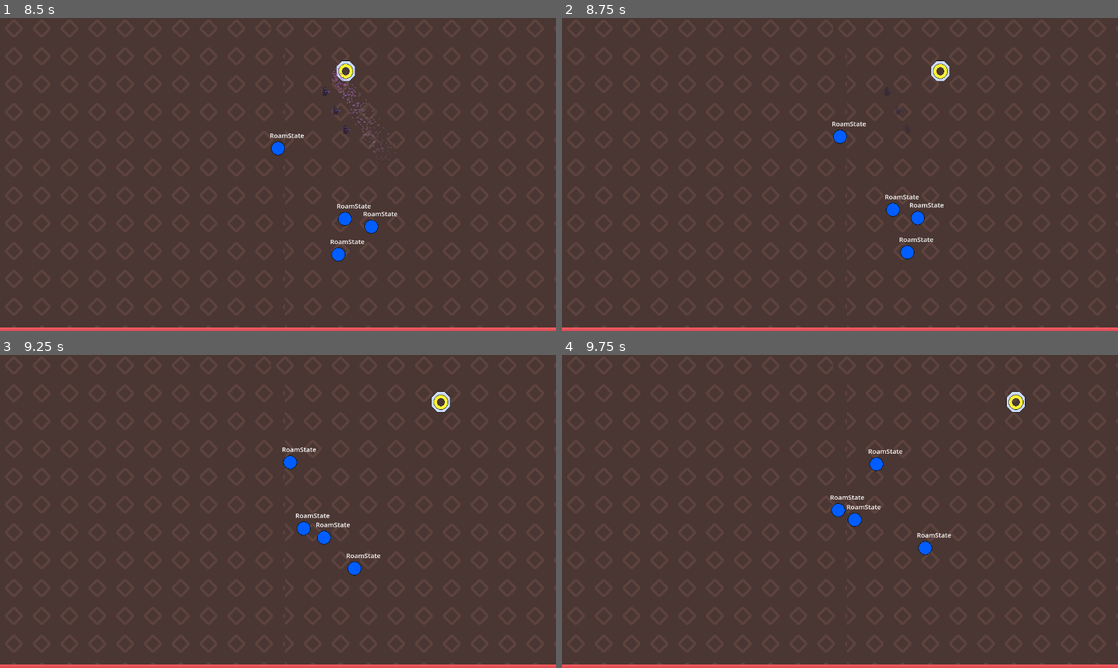
Above: before the commit, frames 1-4 (two rows, left to right).
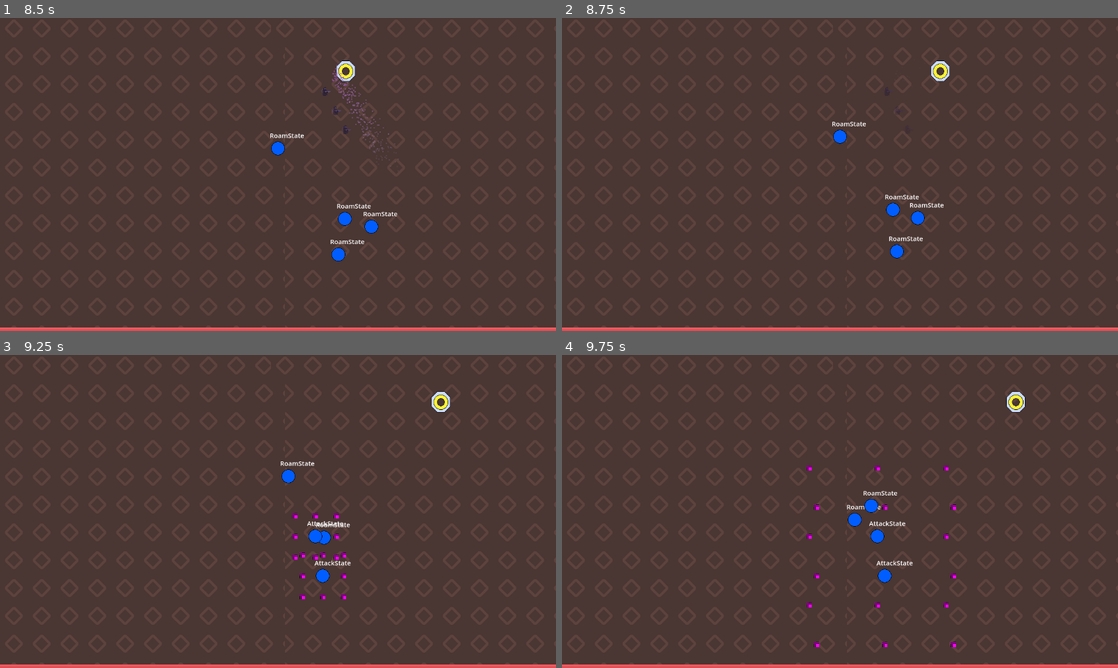
Above: after the commit, the same moments.

Repository: RoguePineappleGames/TossUpMVP
Game: Godot game, scene res://Levels/topdown_test_level.tscn
The game is run twice, just before and just after one commit, with the same random seed, the same clock (stepped at 60 frames per second) and the same inputs. Sound files missing from this copy of the repository are replaced by a short silence.
Inputs (mouse positions are in pixels of both pictures, inside the frame that each line leads up to):
- Up to frame 1 (8.5 s): tap Enter at 0.5 s; move the mouse to (400, 158) at 0.52 s; hold E (Grab) 0.53-1.28 s; hold D (Right) 0.53-2.03 s; tap W (Up) at 0.77, 1.52, 3.02, 3.77, 4.52, 6.02, 6.77, 7.52 s; move the mouse to (166, 190) at 1.27 s; tap Shift (Dash) at 1.35, 5.85 s; tap E (Grab) at 1.55, 2.85, 3.8, 4.35, 6.05, 7.35, 8.3 s; move the mouse to (333, 105) at 2.02 s; hold A (Left) 2.03-2.78 s; hold E (Grab) 2.03-2.78 s; move the mouse to (250, 237) at 2.77 s; hold D (Right) 2.78-4.28 s; move the mouse to (444, 221) at 3.52 s; hold Shift (Dash) 3.53-4.28 s; move the mouse to (111, 127) at 4.27 s; hold A (Left) 4.28-5.03 s; move the mouse to (305, 174) at 5.02 s; hold D (Right) 5.03-5.78 s; hold E (Grab) 5.03-5.78 s; move the mouse to (194, 96) at 5.77 s; hold A (Left) 5.78-7.28 s; move the mouse to (400, 158) at 6.52 s; hold E (Grab) 6.53-7.28 s; move the mouse to (166, 190) at 7.27 s; hold D (Right) from 7.28 s (still down); move the mouse to (333, 105) at 8.02 s; hold Shift (Dash) from 8.03 s (still down)
- Up to frame 2 (8.75 s): keep holding D (Right); keep holding Shift (Dash)
- Up to frame 3 (9.25 s): keep holding D (Right); move the mouse to (250, 574) at 8.77 s; release Shift (Dash) at 8.78 s; tap E (Grab) at 8.85 s; tap W (Up) at 9.02 s
- Up to frame 4 (9.75 s): move the mouse to (1006, 558) at 9.52 s; release D (Right) at 9.53 s; hold A (Left) from 9.53 s (still down); hold E (Grab) from 9.53 s (still down)

Frame 1 is identical in both runs. In frame 2, 0.2% of the frame differs, in the area x 58-67%, y 69-78%; in frame 3, 1.1%; in frame 4, 1.1%, in the area x 44-71%, y 30-94%.

Commit message:
Circloid fully implemented

Diff:
--- a/Characters/Circloid/attack_state.gd
+++ b/Characters/Circloid/attack_state.gd
@@ -1 +1,23 @@
 extends State
+
+const BULLETSCENE = preload("res://Other/bullet.tscn")
+
+@export var idle_state: State
+
+@onready var transition_timer: Timer = $TransitionTimer
+
+var bullet_direction_array: Array = [Vector2(0, -1), Vector2(1, -1), Vector2(1, 0), Vector2(1, 1), Vector2(0, 1), Vector2(-1, 1), Vector2(-1, 0), Vector2(-1, -1)]
+
+func on_enter() -> void:
+	shoot_bullets()
+	transition_timer.start()
+
+func shoot_bullets():
+	for bullet_direction in bullet_direction_array:
+		var bullet_instance = BULLETSCENE.instantiate()
+		get_tree().root.add_child(bullet_instance)
+		bullet_instance.spawn(character.global_position, bullet_direction)
+
+
+func _on_transition_timer_timeout() -> void:
+	Transitioned.emit(self, idle_state)
--- a/Characters/Circloid/circloid.gd
+++ b/Characters/Circloid/circloid.gd
@@ -1,19 +1,23 @@
 extends CharacterBody2D
+
+class_name Enemy
 
 signal EnemyStunned(enemy: CharacterBody2D)
 signal EnemyGrabbed(enemy: CharacterBody2D)
 signal EnemyThrown(enemy: CharacterBody2D)
 signal ExceptionalTransition
 
+enum ShapeType {CIRCLOID, TRIANGOLOID, BLOCKOID, RHOMBOID, STAROID}
+
+@export var shape_type: ShapeType
 @export var stun_state: State
+@export var death_state: State
 
 
 @onready var animated_sprite_2d: AnimatedSprite2D = $AnimatedSprite2D
 @onready var sprite_shader: ShaderMaterial = animated_sprite_2d.material
 @onready var state_machine: CharacterStateMachine = $StateMachine
 @onready var state_label: Label = $StateLabel
-
-@onready var death_sfx: AudioStreamPlayer2D = $SpecialEffects/DeathSFX
 
 var throw_damage: int = 0
 
@@ -31,14 +35,16 @@
 	#move_and_slide()
 
 func stun() -> void:
-	print("Yo we stunned")
 	ExceptionalTransition.emit(state_machine.current_state, stun_state)
 	EnemyStunned.emit(self)
 
 func grab() -> void:
-	print("We are grabbed")
 	EnemyGrabbed.emit(self)
 
 func throw(damage: int) -> void:
 	throw_damage = damage
 	EnemyThrown.emit(self)
+
+func die() -> void:
+	print("I, ", self, "died")
+	ExceptionalTransition.emit(state_machine.current_state, death_state)
--- a/Characters/Circloid/circloid.tscn
+++ b/Characters/Circloid/circloid.tscn
@@ -13,6 +13,7 @@
 [ext_resource type="Script" uid="uid://dh8wiepa7ret3" path="res://Characters/Circloid/stun_state.gd" id="10_lexeh"]
 [ext_resource type="Script" uid="uid://bphppgk4njly5" path="res://Characters/Circloid/grabbed_state.gd" id="11_c40ki"]
 [ext_resource type="Script" uid="uid://cdtlr2kwsfhfs" path="res://Characters/Circloid/thrown_state.gd" id="13_mrohl"]
+[ext_resource type="Script" uid="uid://bm86vpaj4bgrs" path="res://Characters/Circloid/death_state.gd" id="13_tldmi"]
 
 [sub_resource type="ShaderMaterial" id="ShaderMaterial_si521"]
 resource_local_to_scene = true
@@ -41,10 +42,14 @@
 [sub_resource type="CircleShape2D" id="CircleShape2D_qhkhx"]
 radius = 30.0
 
-[node name="Circloid" type="CharacterBody2D" node_paths=PackedStringArray("stun_state") groups=["Enemy"]]
+[sub_resource type="CircleShape2D" id="CircleShape2D_mrohl"]
+radius = 18.0278
+
+[node name="Circloid" type="CharacterBody2D" node_paths=PackedStringArray("stun_state", "death_state") groups=["Enemy"]]
 collision_layer = 4
 script = ExtResource("1_5axse")
 stun_state = NodePath("StateMachine/StunState")
+death_state = NodePath("StateMachine/DeathState")
 
 [node name="AnimatedSprite2D" type="AnimatedSprite2D" parent="."]
 texture_filter = 3
@@ -60,14 +65,14 @@
 [node name="CollisionShape2D" type="CollisionShape2D" parent="WallCollisionDetector"]
 shape = SubResource("CircleShape2D_qhkhx")
 
-[node name="SpecialEffects" type="Node" parent="."]
+[node name="EnemyDetector" type="Area2D" parent="."]
+collision_layer = 0
+collision_mask = 4
+monitoring = false
 
-[node name="DeathSFX" type="AudioStreamPlayer2D" parent="SpecialEffects"]
-scale = Vector2(2, 2)
-stream = ExtResource("6_dxjf7")
-volume_db = -3.0
-
-[node name="Timers" type="Node" parent="."]
+[node name="CollisionShape2D" type="CollisionShape2D" parent="EnemyDetector"]
+shape = SubResource("CircleShape2D_mrohl")
+one_way_collision_margin = 0.0
 
 [node name="StateMachine" type="Node" parent="." node_paths=PackedStringArray("character", "initial_state")]
 script = ExtResource("7_d4xg7")
@@ -82,9 +87,9 @@
 wait_time = 2.0
 one_shot = true
 
-[node name="RoamState" type="Node" parent="StateMachine" node_paths=PackedStringArray("idle_state")]
+[node name="RoamState" type="Node" parent="StateMachine" node_paths=PackedStringArray("attack_state")]
 script = ExtResource("9_qhkhx")
-idle_state = NodePath("../IdleState")
+attack_state = NodePath("../AttackState")
 
 [node name="RoamTimer" type="Timer" parent="StateMachine/RoamState"]
 wait_time = 10.0
@@ -93,8 +98,12 @@
 [node name="DirectionSwapTimer" type="Timer" parent="StateMachine/RoamState"]
 wait_time = 4.0
 
-[node name="AttackState" type="Node" parent="StateMachine"]
+[node name="AttackState" type="Node" parent="StateMachine" node_paths=PackedStringArray("idle_state")]
 script = ExtResource("8_clel2")
+idle_state = NodePath("../IdleState")
+
+[node name="TransitionTimer" type="Timer" parent="StateMachine/AttackState"]
+one_shot = true
 
 [node name="StunState" type="Node" parent="StateMachine" node_paths=PackedStringArray("idle_state", "grabbed_state")]
 script = ExtResource("10_lexeh")
@@ -129,6 +138,14 @@
 wait_time = 0.3
 one_shot = true
 
+[node name="DeathState" type="Node" parent="StateMachine"]
+script = ExtResource("13_tldmi")
+
+[node name="DeathSFX" type="AudioStreamPlayer2D" parent="StateMachine/DeathState"]
+scale = Vector2(2, 2)
+stream = ExtResource("6_dxjf7")
+volume_db = -3.0
+
 [node name="StateLabel" type="Label" parent="."]
 texture_filter = 3
 offset_left = -19.0
@@ -139,9 +156,12 @@
 text = "Idle"
 
 [connection signal="body_entered" from="WallCollisionDetector" to="StateMachine/RoamState" method="_on_wall_collision_detector_body_entered"]
+[connection signal="area_entered" from="EnemyDetector" to="StateMachine/ThrownState" method="_on_enemy_detector_area_entered"]
+[connection signal="body_entered" from="EnemyDetector" to="StateMachine/ThrownState" method="_on_enemy_detector_body_entered"]
 [connection signal="timeout" from="StateMachine/IdleState/IdleTimer" to="StateMachine/IdleState" method="_on_idle_timer_timeout"]
 [connection signal="timeout" from="StateMachine/RoamState/RoamTimer" to="StateMachine/RoamState" method="_on_patrol_timer_timeout"]
 [connection signal="timeout" from="StateMachine/RoamState/DirectionSwapTimer" to="StateMachine/RoamState" method="_on_direction_swap_timer_timeout"]
+[connection signal="timeout" from="StateMachine/AttackState/TransitionTimer" to="StateMachine/AttackState" method="_on_transition_timer_timeout"]
 [connection signal="timeout" from="StateMachine/StunState/StunTimer" to="StateMachine/StunState" method="_on_stun_timer_timeout"]
 [connection signal="timeout" from="StateMachine/StunState/StunShaderTimer" to="StateMachine/StunState" method="_on_stun_shader_timer_timeout"]
 [connection signal="timeout" from="StateMachine/ThrownState/TransitionTimer" to="StateMachine/ThrownState" method="_on_transition_timer_timeout"]
--- /dev/null
+++ b/Characters/Circloid/death_state.gd
@@ -0,0 +1,10 @@
+extends State
+
+class_name DeathState
+
+@onready var death_sfx: AudioStreamPlayer2D = $DeathSFX
+
+func on_enter():
+	death_sfx.playing = true
+	await death_sfx.finished
+	character.queue_free()
--- a/Characters/Circloid/grabbed_state.gd
+++ b/Characters/Circloid/grabbed_state.gd
@@ -1,4 +1,6 @@
 extends State
+
+class_name GrabbedState
 
 @export var thrown_state: State
 
--- a/Characters/Circloid/idle_state.gd
+++ b/Characters/Circloid/idle_state.gd
@@ -3,7 +3,6 @@
 class_name IdleState
 
 @export var roam_state: State
-@export var stun_state: State
 
 @onready var idle_timer: Timer = $IdleTimer
 
--- a/Characters/Circloid/roam_state.gd
+++ b/Characters/Circloid/roam_state.gd
@@ -1,8 +1,9 @@
 extends State
 
-class_name PatrolState
+#class_name RoamState
+const ROAMTIMERMIN: int = 5
+const ROAMTIMERMAX: int = 10
 
-@export var idle_state: State
 @export var attack_state: State
 @onready var roam_timer: Timer = $RoamTimer
 @onready var direction_swap_timer: Timer = $DirectionSwapTimer
@@ -14,6 +15,8 @@
 func on_enter():
 	randomize_direction_and_speed()
 	direction_swap_timer.start()
+	roam_timer.wait_time = rng.randi_range(5, 10)
+	roam_timer.start()
 
 func state_physics_process(_delta):
 	character.velocity = direction_vector * roaming_speed
@@ -28,7 +31,7 @@
 	randomize_direction_and_speed()
 
 func _on_patrol_timer_timeout() -> void:
-	Transitioned.emit(self, idle_state)
+	Transitioned.emit(self, attack_state)
 
 func on_exit():
 	direction_swap_timer.stop()
--- a/Characters/Circloid/stun_state.gd
+++ b/Characters/Circloid/stun_state.gd
@@ -1,4 +1,6 @@
 extends State
+
+class_name StunState
 
 @export var idle_state: State
 @export var grabbed_state: State
--- a/Characters/Circloid/thrown_state.gd
+++ b/Characters/Circloid/thrown_state.gd
@@ -1,27 +1,43 @@
 extends State
 
+class_name ThrownState
+
 @export var idle_state: State
+
 @onready var transition_timer: Timer = $TransitionTimer
+@onready var enemy_detector: Area2D = $"../../EnemyDetector"
 
 func on_enter():
 	character.is_thrown = true
+	enemy_detector.monitoring = true
 	print("We are thrown")
 
 func state_physics_process(delta) -> void:
-	#print("peepee")
 	if character.is_thrown == false:
 		Transitioned.emit(self, idle_state)
 		return
 
 	var collision = character.move_and_collide(character.velocity * delta)
 	if collision:
-		print(collision.get_collider())
 		var collision_normal = collision.get_normal()
 		character.velocity = character.velocity.bounce(collision_normal) * 0.2
 		if transition_timer.is_stopped():
 			transition_timer.start()
 
+func _on_enemy_detector_body_entered(body: Node2D) -> void:
+	##couldn't fix this in any other way
+	##Check if we collided with ourselves and exit the function if so
+	if body == character:
+		return
+	var my_type = character.shape_type
+	var other_type = body.shape_type
+
+	if ShapeLogic.does_shape_beat_shape(my_type, other_type):
+		print(body)
+		print(character)
+		body.die()
 
 func _on_transition_timer_timeout() -> void:
 	character.is_thrown = false
+	enemy_detector.monitoring = false
 	#Transitioned.emit(self, idle_state)
--- /dev/null
+++ b/Characters/ShapeLogic.gd
@@ -0,0 +1,18 @@
+extends Node
+
+enum ShapeType {CIRCLOID, TRIANGOLOID, BLOCKOID, RHOMBOID, STAROID}
+
+const SHAPE_WEAKNESS_DICTIONARY: Dictionary = {
+	ShapeType.CIRCLOID: ShapeType.CIRCLOID,
+	ShapeType.TRIANGOLOID: ShapeType.BLOCKOID,
+	ShapeType.BLOCKOID: ShapeType.RHOMBOID,
+	ShapeType.RHOMBOID: ShapeType.STAROID,
+	ShapeType.STAROID: ShapeType.CIRCLOID
+}
+
+
+func does_shape_beat_shape(attacker: ShapeType, defender: ShapeType) -> bool:
+	if SHAPE_WEAKNESS_DICTIONARY.get(attacker) == defender:
+		return true
+	else:
+		return false
--- a/Characters/toaster_bot.gd
+++ b/Characters/toaster_bot.gd
@@ -1,6 +1,5 @@
 extends CharacterBody2D
 
-class_name Enemy
 
 signal EnemyStunned(enemy: CharacterBody2D)
 signal EnemyGrabbed(enemy: CharacterBody2D)
--- a/Other/bullet.gd
+++ b/Other/bullet.gd
@@ -1,17 +1,19 @@
 extends Area2D
+
+class_name Bullet
 
 @onready var expiry_timer: Timer = $ExpiryTimer
 
-var direction: int = 1
+var direction_vector:= Vector2.ZERO
 var damage: int = 1
 var speed: int = 220
 
 func _physics_process(delta: float) -> void:
-	global_position.x += speed * direction * delta
+	global_position += speed * direction_vector * delta
 
-func spawn(spawn_coordinates: Vector2, shooting_direction: int ) -> void:
+func spawn(spawn_coordinates: Vector2, shooting_direction: Vector2 ) -> void:
 	global_position = spawn_coordinates
-	direction = shooting_direction
+	direction_vector = shooting_direction
 	expiry_timer.start()
 
 func _on_body_entered(body: Node2D) -> void:
--- a/project.godot
+++ b/project.godot
@@ -14,6 +14,10 @@
 run/main_scene="uid://tyohiw8t7shk"
 config/features=PackedStringArray("4.4", "Forward Plus")
 config/icon="res://icon.svg"
+
+[autoload]
+
+ShapeLogic="*res://Characters/ShapeLogic.gd"
 
 [display]
 
Not shown: 1 places in Characters/Circloid/circloid.tscn that only renumber resources
Not shown, added: Characters/Circloid/death_state.gd.uid
Not shown, added: Characters/ShapeLogic.gd.uid
